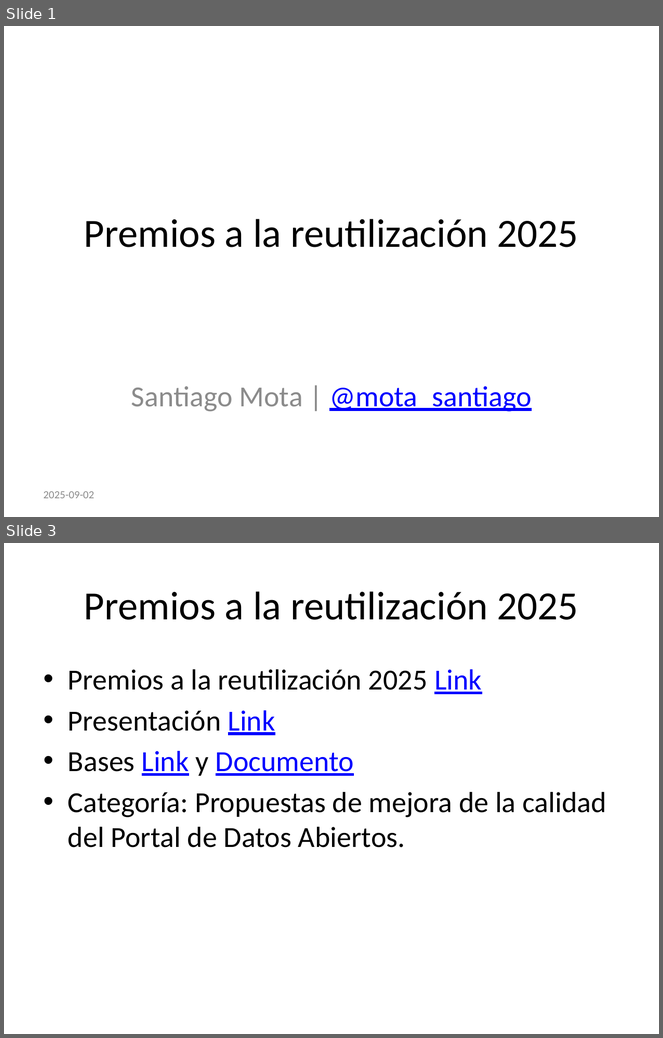
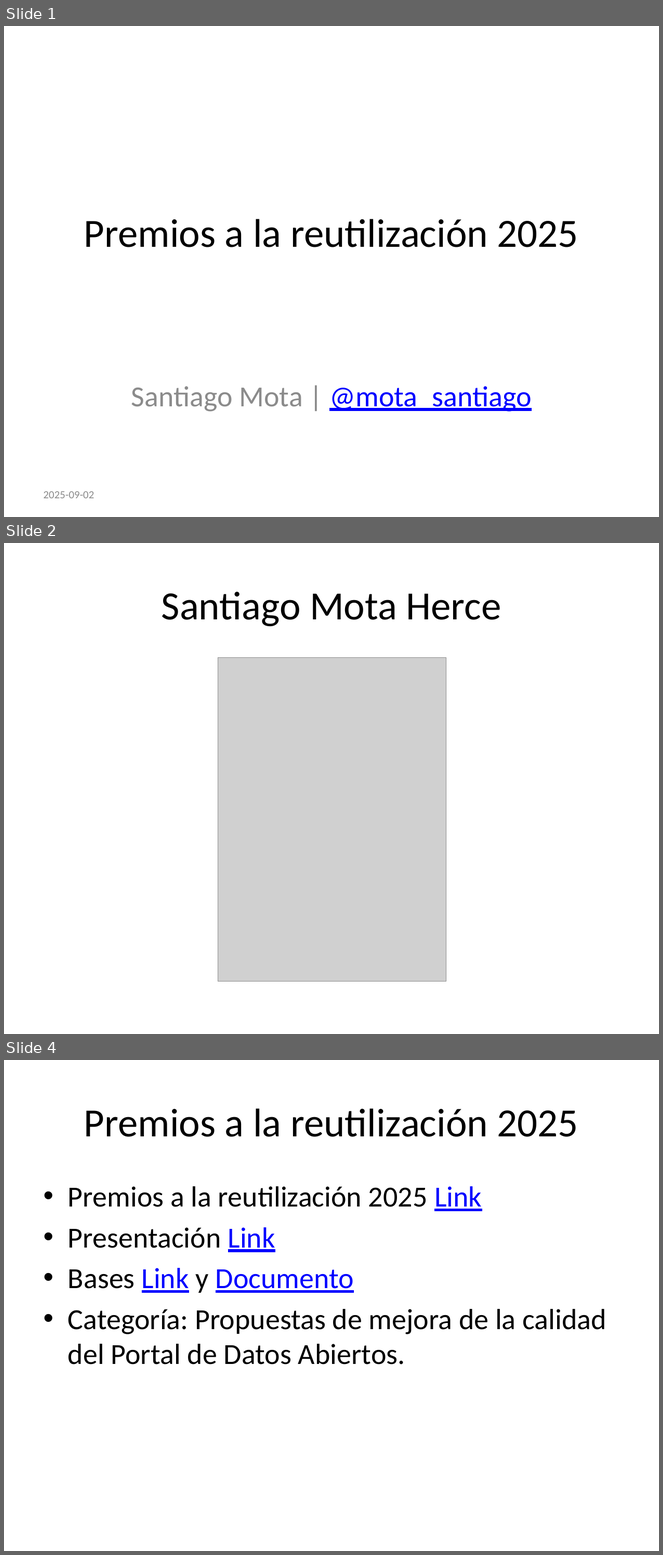
Before and after one commit to santiagomota/datos-madrid-presentacion, a slide deck: docs/index.pptx. Shown one above the other, each under a label of ours: slides 1 and 3 before the commit, slides 1, 2 and 4 after it; the slides between them are not shown. The pictures are 663x1038 and 663x1555 pixels, drawn with LibreOffice and Linux fonts; fonts in the diff are those of the drawing; grey boxes stand for pictures. Boxes give left, top, right and bottom in pixels: in the first picture for what was removed or moved away, otherwise in the second. Text is boxed around its words. In the diff, an @@ line names an element or a change of style, - is before the commit and + after.

```diff
--- a/docs/index.pptx
+++ b/docs/index.pptx
@@ slide 2 added at (4, 543, 659, 1034), background #FFFFFF @@
@@ title added at (162, 591, 502, 627), 44 pt, text #000000 @@
+Santiago Mota Herce
@@ picture added at (218, 657, 446, 981) @@
@@ what was slide 3 is now slide 4 @@
```
Also in this commit, not shown: 1 slide changed, 2 other files.
